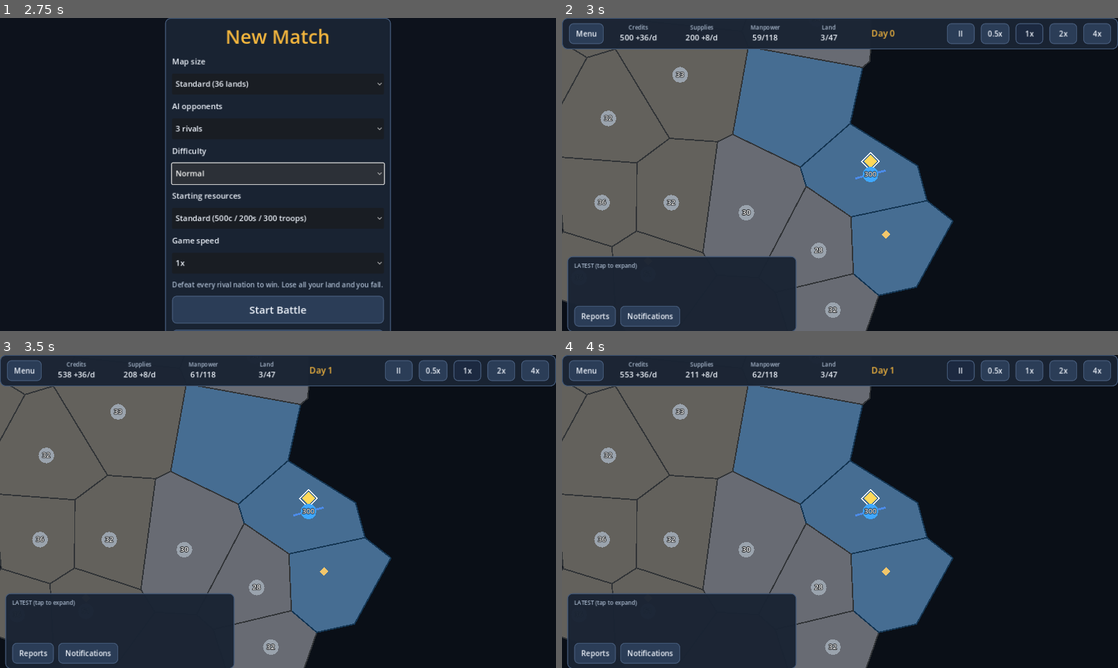
Above: before the commit, frames 1-4 (two rows, left to right).
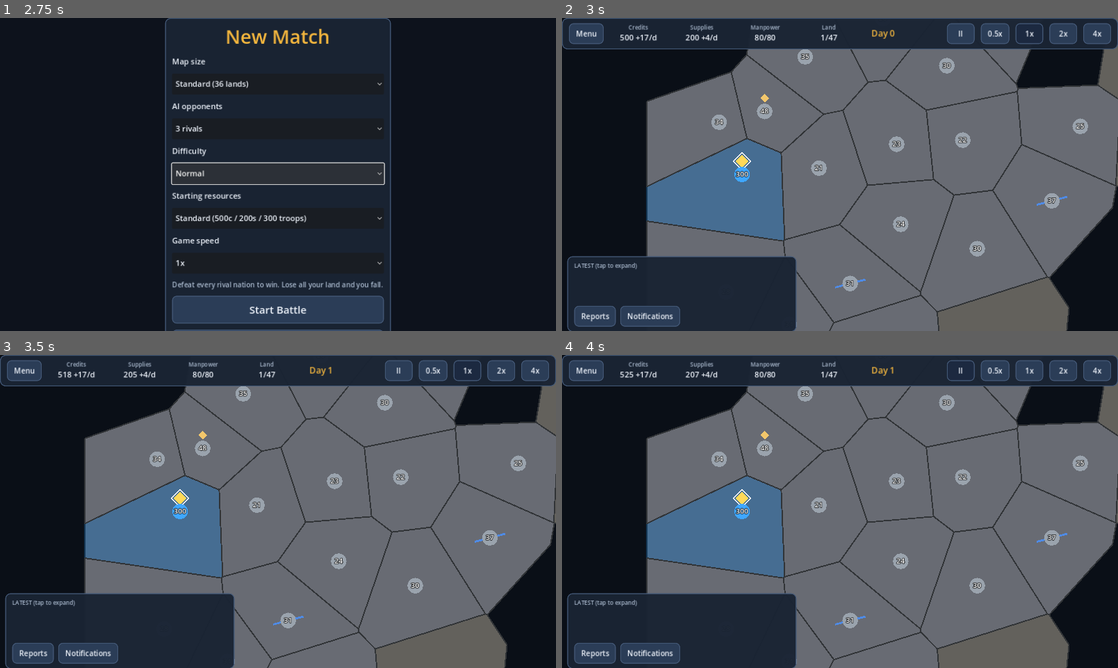
Above: after the commit, the same moments.

Repository: soomroaalim/TACTERRA-RPG
Game: Godot game, scene res://scripts/ui/main_menu.tscn
The game is run twice, just before and just after one commit, with the same random seed, the same clock (stepped at 60 frames per second) and the same inputs.
Inputs:
- Up to frame 1 (2.75 s): click "Play Offline" at 0.5 s; click "Normal" at 1.25 s; click "Normal" at 2 s
- Up to frame 2 (3 s): click "Start Battle" at 2.75 s
- Up to frame 3 (3.5 s): no input
- Up to frame 4 (4 s): click "II" at 3.5 s

Frame 1 is identical in both runs. In frame 2, 64% of the frame differs, in the area x 0-100%, y 0-100%; in frame 3, 64%; in frame 4, 64%.

Commit message:
feat: single-capital starts, varied map sizes, natural borders

Diff:
--- a/scripts/core/game_state.gd
+++ b/scripts/core/game_state.gd
@@ -92,10 +92,17 @@
 	for n in s.nations:
 		n.credits = credits
 		n.supplies = supplies
-		n.manpower = n.manpower_cap(s) * 0.5
+		n.manpower = n.manpower_cap(s)
 		var cap := s.get_territory(n.capital_id)
 		if cap != null:
 			cap.army = ArmyData.create(n.id, troops, cap.id, 0.2)
+	# Creation invariant: every nation must own exactly its capital. If map
+	# generation ever breaks this, fail loudly instead of producing a match
+	# that declares victory/defeat on the first tick.
+	for n in s.nations:
+		if s.owned_ids(n.id).size() != 1 or s.get_territory(n.capital_id) == null \
+				or s.get_territory(n.capital_id).owner_id != n.id:
+			push_error("GameState.create: nation %d has invalid starting territory" % n.id)
 	return s
 
 
@@ -470,6 +477,25 @@
 	for rb in reps:
 		if rb is Dictionary:
 			s.battle_reports.append(rb)
+	# Cross-check: every territory owner must be -1 or a real nation, and
+	# every non-eliminated nation must own at least one territory. Without
+	# this a corrupt save could trigger instant elimination/victory on load.
+	var valid_ids := {}
+	for n in s.nations:
+		valid_ids[n.id] = true
+	for t in s.territories:
+		if t.owner_id != -1 and not valid_ids.has(t.owner_id):
+			return [null, "territory owned by unknown nation"]
+	for n in s.nations:
+		if n.eliminated:
+			continue
+		var owns := false
+		for t in s.territories:
+			if t.owner_id == n.id:
+				owns = true
+				break
+		if not owns:
+			return [null, "nation owns no territory"]
 	return [s, ""]
 
 
--- a/scripts/core/map_generator.gd
+++ b/scripts/core/map_generator.gd
@@ -53,6 +53,7 @@
 
 	var point_tris := _index_triangles(all_pts.size(), tris)
 	var polys := _voronoi_cells(all_pts, tris, point_tris, pts.size())
+	_jitter_borders(rng, polys)
 	var edges := _delaunay_edges(tris)
 	var land := _continent_mask(rng, pts, target)
 	land = _trim_excess(land, pts, polys, target)
@@ -119,16 +120,23 @@
 
 # ---------------------------------------------------------------- point scatter
 
-## Best-of-N sampling: each new point is the farthest-from-existing of
-## _TRIES_PER_POINT random candidates. Gives even, organic coverage.
+## Best-of-N sampling with density noise: each candidate is scored by its
+## distance-to-nearest relative to the locally desired spacing, which varies
+## across the map. Dense zones accept close neighbors (small territories),
+## sparse zones demand wide spacing (large territories) — this produces
+## varied territory sizes instead of a uniform grid feel.
 static func _scatter_points(rng: RandomNumberGenerator, count: int) -> PackedVector2Array:
 	var pts := PackedVector2Array()
 	var w := Tacterra.WORLD_SIZE.x
 	var h := Tacterra.WORLD_SIZE.y
 	var m := _BORDER_MARGIN
+	var dens := FastNoiseLite.new()
+	dens.seed = rng.randi()
+	dens.noise_type = FastNoiseLite.TYPE_SIMPLEX
+	dens.frequency = 0.0016
 	for i in range(count):
 		var best := Vector2.ZERO
-		var best_d := -1.0
+		var best_score := -1.0
 		for t in range(_TRIES_PER_POINT):
 			var c := Vector2(rng.randf_range(m, w - m), rng.randf_range(m, h - m))
 			var dmin := 1.0e18
@@ -136,8 +144,11 @@
 				var d := c.distance_squared_to(p)
 				if d < dmin:
 					dmin = d
-			if dmin > best_d:
-				best_d = dmin
+			var dz: float = clampf(dens.get_noise_2d(c.x, c.y) * 0.5 + 0.5, 0.0, 1.0)
+			var want := lerpf(300.0, 110.0, dz)
+			var score: float = sqrt(dmin) / want
+			if score > best_score:
+				best_score = score
 				best = c
 		pts.append(best)
 	return pts
@@ -267,6 +278,27 @@
 				poly = _fallback_hex(c)
 		cells.append(poly)
 	return cells
+
+
+## Natural-looking borders: displace every polygon vertex by smooth noise.
+## The displacement is a deterministic function of the vertex POSITION (not
+## the cell), so vertices shared by adjacent cells move identically — no
+## gaps or overlaps are introduced. Amplitude is small relative to cell size.
+static func _jitter_borders(rng: RandomNumberGenerator, polys: Array) -> void:
+	var jn := FastNoiseLite.new()
+	jn.seed = rng.randi()
+	jn.noise_type = FastNoiseLite.TYPE_SIMPLEX
+	jn.frequency = 0.004
+	var mx := Tacterra.WORLD_SIZE.x - _CLAMP_MARGIN
+	var my := Tacterra.WORLD_SIZE.y - _CLAMP_MARGIN
+	for pi in range(polys.size()):
+		var poly: PackedVector2Array = polys[pi]
+		for vi in range(poly.size()):
+			var v: Vector2 = poly[vi]
+			var ox := jn.get_noise_2d(v.x, v.y) * 16.0
+			var oy := jn.get_noise_2d(v.y + 977.0, v.x + 313.0) * 16.0
+			poly[vi] = Vector2(clampf(v.x + ox, _CLAMP_MARGIN, mx),
+				clampf(v.y + oy, _CLAMP_MARGIN, my))
 
 
 static func _fallback_hex(c: Vector2) -> PackedVector2Array:
@@ -647,14 +679,14 @@
 	return m
 
 
-## Each nation gets its capital (flagged, forced city) plus up to 2 adjacent
-## land cells, preferring high income. Unowned cells get a neutral garrison of
-## 20 + income*4 + 0..20.
+## Each nation starts with exactly ONE territory: its capital (flagged, forced
+## city). All expansion from there must go through connected neighbors, so
+## empires visibly spread outward from the starting point. Unowned cells get a
+## neutral garrison.
 static func _assign_capitals_and_starts(rng: RandomNumberGenerator, territories: Array[TerritoryData], nations: Array[NationData]) -> void:
 	var caps: Array[int] = []
 	if not nations.is_empty() and not territories.is_empty():
 		caps = _choose_capitals(rng, territories, nations.size())
-	var claimed := {}
 	for ni in range(nations.size()):
 		var nation: NationData = nations[ni]
 		if ni >= caps.size():
@@ -664,17 +696,10 @@
 		cap.owner_id = nation.id
 		cap.is_capital = true
 		cap.has_city = true
+		# Capitals are major cities: guarantee enough population to support
+		# early recruitment from a single-territory start.
+		cap.population = maxi(cap.population, 800)
 		nation.capital_id = cap.id
-		claimed[cap.id] = true
-		var adj: Array[TerritoryData] = []
-		for nb_id in cap.neighbors:
-			if claimed.has(nb_id):
-				continue
-			adj.append(territories[nb_id])
-		adj.sort_custom(func(a: TerritoryData, b: TerritoryData) -> bool: return a.base_income() > b.base_income())
-		for k in range(mini(2, adj.size())):
-			adj[k].owner_id = nation.id
-			claimed[adj[k].id] = true
 	for t in territories:
 		if t.owner_id < 0:
 			t.garrison = 15 + int(t.base_income() * 2.0) + rng.randi_range(0, 10)
Not shown, changed: docs/ARCHITECTURE.md
